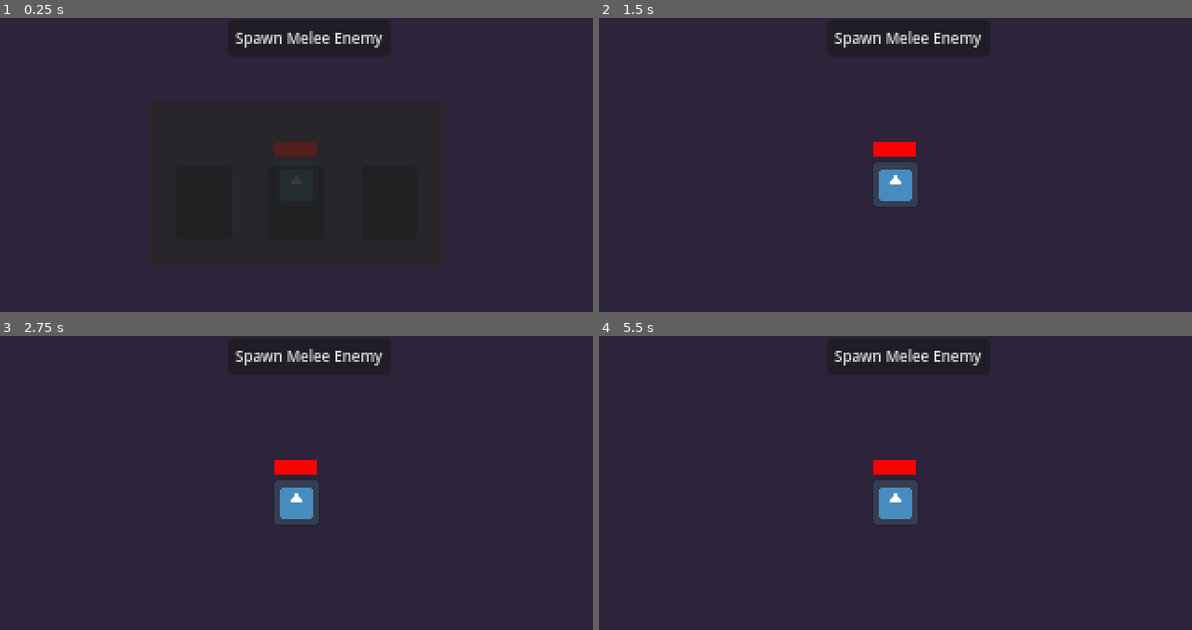
Above: before the commit, frames 1-4 (two rows, left to right).
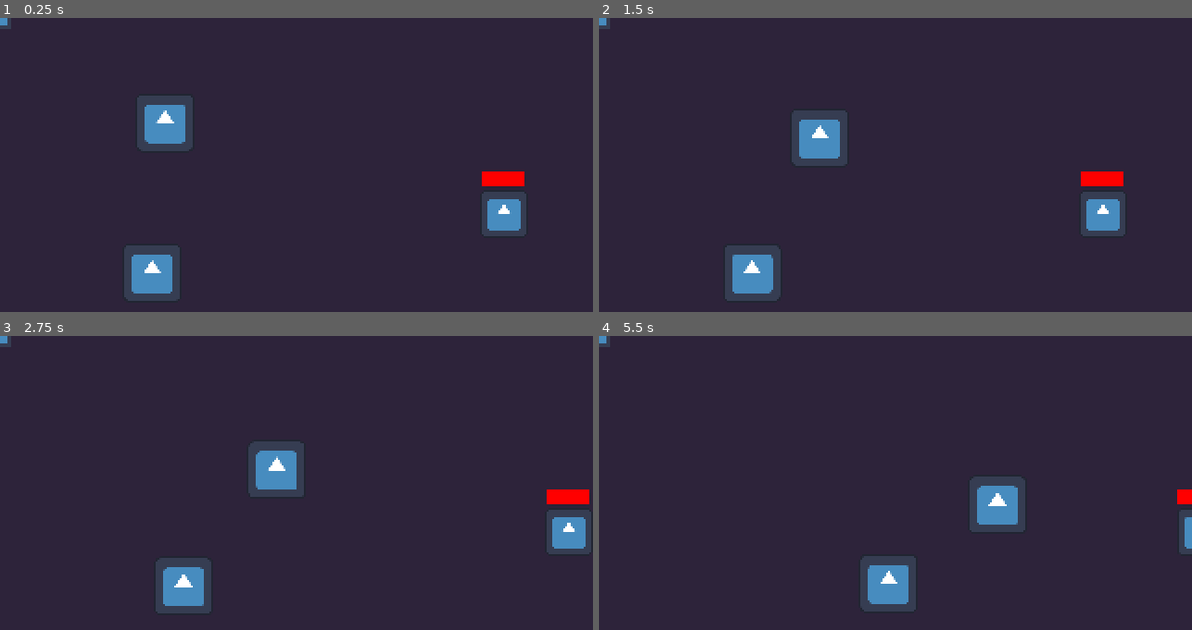
Above: after the commit, the same moments.

Repository: TobiasTV49/Informatica-Eindopdracht
Game: Godot game, scene res://Functionality/Scenes/main.tscn
The game is run twice, just before and just after one commit, with the same random seed, the same clock (stepped at 60 frames per second) and the same inputs. The engine's default icon, where the game draws it, is replaced by a stand-in: a white triangle on a blue panel in a dark square.
Inputs (mouse positions are in pixels of both pictures, inside the frame that each line leads up to):
- Up to frame 1 (0.25 s): no input
- Up to frame 2 (1.5 s): click (907, 38) at 0.5 s, where only the run before the commit has a clickable "Spawn Melee Enemy"; click (800, 203) at 1.27 s
- Up to frame 3 (2.75 s): hold Right (right) from 2.03 s (still down)
- Up to frame 4 (5.5 s): release Right (right) at 2.78 s; hold Down (down) 2.78-3.53 s; hold Right (right) 3.53-4.28 s; hold Up (up) 4.28-5.03 s; hold Left (left) from 5.03 s (still down)

The runs differ from the first frame. In frame 1, 6.0% of the frame differs, in the area x 0-89%, y 0-97%; in frame 2, 7.1%; in frame 3, 6.5%; in frame 4, 6.1%.
Error after the commit: Cannot call method 'show' on a null value. (res://Functionality/Scripts/main.gd:18)

Commit message:
bb
nkbkk

Diff:
--- a/Functionality/Scenes/main.tscn
+++ b/Functionality/Scenes/main.tscn
@@ -1,43 +1,30 @@
-[gd_scene load_steps=5 format=3 uid="uid://2bkx1y5hcu02"]
+[gd_scene load_steps=7 format=3 uid="uid://2bkx1y5hcu02"]
 
+[ext_resource type="PackedScene" uid="uid://dlsjc0570kmji" path="res://Functionality/Scenes/enemy.tscn" id="1_hes87"]
 [ext_resource type="Script" path="res://Functionality/Scripts/main.gd" id="1_oydpu"]
 [ext_resource type="PackedScene" uid="uid://ghvrtut8se0h" path="res://Functionality/Scenes/player.tscn" id="2_d5emv"]
 [ext_resource type="PackedScene" uid="uid://d4h3a3t6r5e0v" path="res://Functionality/Scenes/bullet.tscn" id="4_44lj5"]
 [ext_resource type="PackedScene" uid="uid://bxotcyclcovoj" path="res://Functionality/Scenes/SpellMenu.tscn" id="5_ipgrs"]
+[ext_resource type="PackedScene" uid="uid://53grnwnr4rie" path="res://Functionality/Scenes/ranged_enemy.tscn" id="6_e8do6"]
 
 [node name="Main" type="Node2D"]
 script = ExtResource("1_oydpu")
 
-[node name="Player" parent="." instance=ExtResource("2_d5emv")]
-position = Vector2(275, 142)
-
-[node name="Camera2D" type="Camera2D" parent="Player"]
-
 [node name="ColorRect" type="ColorRect" parent="."]
-z_index = -1
 offset_right = 322.0
 offset_bottom = 180.0
-scale = Vector2(2, 2)
 color = Color(0.178436, 0.138157, 0.228629, 1)
 
-[node name="Area2D" parent="." instance=ExtResource("4_44lj5")]
-position = Vector2(250, 30)
+[node name="EnemyBody" parent="." instance=ExtResource("1_hes87")]
+position = Vector2(83, 55)
+
+[node name="Player" parent="." instance=ExtResource("2_d5emv")]
+position = Vector2(272, 106)
+
+[node name="SpellMenu" parent="." instance=ExtResource("5_ipgrs")]
+visible = false
+
+[node name="EnemyBody2" parent="." instance=ExtResource("6_e8do6")]
+position = Vector2(76, 139)
 
 [node name="Bullet" parent="." instance=ExtResource("4_44lj5")]
-
-[node name="Enemies" type="Node2D" parent="."]
-
-[node name="CanvasLayer" type="CanvasLayer" parent="."]
-
-[node name="Button" type="Button" parent="CanvasLayer"]
-offset_left = 123.0
-offset_top = 1.0
-offset_right = 211.0
-offset_bottom = 21.0
-theme_override_font_sizes/font_size = 8
-text = "Spawn Melee Enemy"
-
-[node name="SpellMenu" parent="CanvasLayer" instance=ExtResource("5_ipgrs")]
-visible = false
-
-[connection signal="pressed" from="CanvasLayer/Button" to="." method="_on_button_pressed"]
--- a/Functionality/Scripts/bullet.gd
+++ b/Functionality/Scripts/bullet.gd
@@ -2,8 +2,8 @@
 
 var enemy_array: Array
 var shot: bool = true #i made it true to make the code runnable for now
-var enemy
 var direction
+@export var speed = 150
 
 func _process(delta: float) -> void:
 	enemy_array = get_tree().get_nodes_in_group("enemies") #dit is denk ik beter dan: = []
